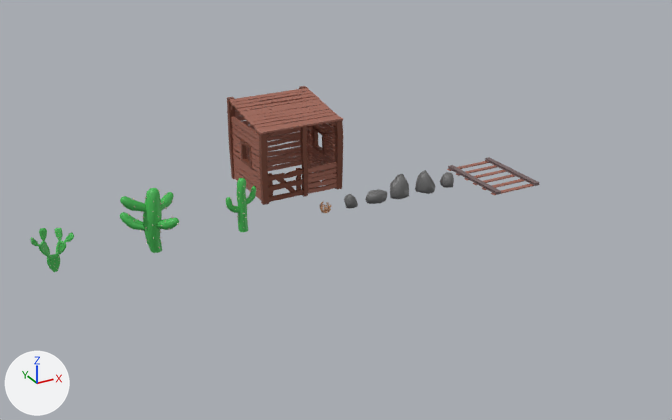
The Blender file Modelos/breder cowboy/breder semana 15.blend, before and after one commit.
The view is the same before and after, from a camera (50 mm lens) standing at (-13.55, -19.4, 12.69) and looking at (-1.49, 2.52, 1.74). The axes (+X, +Y, +Z) are drawn at lower left. The lights are the same throughout. The same objects are shown in both versions, whatever each file hides.

In view in the first picture: 'Cactus1', 'Cactus2', 'Cactus3', 'Estabulo', 'Trilho'.
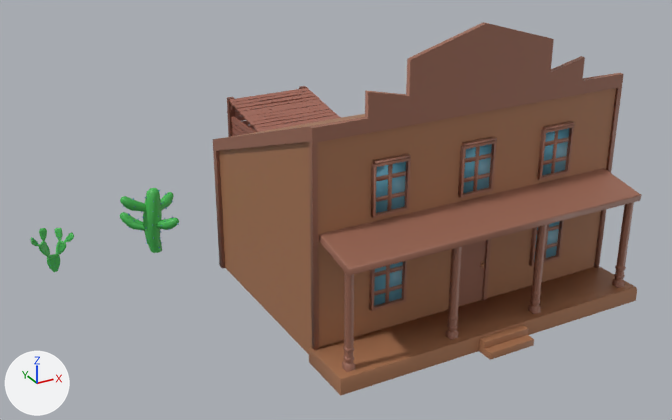
Diff of the bpy script that builds the scene:
```diff
--- a/Modelos/breder cowboy/breder semana 15.blend.py
+++ b/Modelos/breder cowboy/breder semana 15.blend.py
@@ mat_material_azul @@
+mat_material_azul = principled_material('Material.azul')
+mat_material_azul.base_color = (0.0972, 0.315, 0.434)  # cyan #5898b0
@@ me_banco @@
+me_banco.from_pydata(...)  # 899 vertices, 814 faces; spans x -4.68..4.68, y -3.96..4.04, z 0.0..7.94
+# faces by material slot: [185, 599, 30]
+me_banco.materials.append(mat_material_banco1)  # brown #a87452
+me_banco.materials.append(mat_material_banco2)  # brown #9b6855
+me_banco.materials.append(mat_material_azul)  # cyan #5898b0
@@ ob_banco @@
+ob_banco = bpy.data.objects.new('Banco', me_banco)
+ob_banco.location = (0.0, 0.0, 0.0)
```

Pixel boxes [x1, y1, x2, y2] of what changed, in the pictures (672 x 420 px):
'Banco', added (brown): after [213, 22, 642, 396]
    faces in mat_material_banco1 (brown #a87452): [219, 88, 637, 396]
    faces in mat_material_banco2 (brown #9b6855): [213, 22, 642, 372]
    faces in mat_material_azul (cyan #5898b0): [374, 128, 569, 306]
'Estabulo', unchanged, covered by the edit: before [227, 86, 343, 205]; after [227, 86, 341, 137]
'Trilho', unchanged, covered by the edit: before [447, 157, 540, 195]
